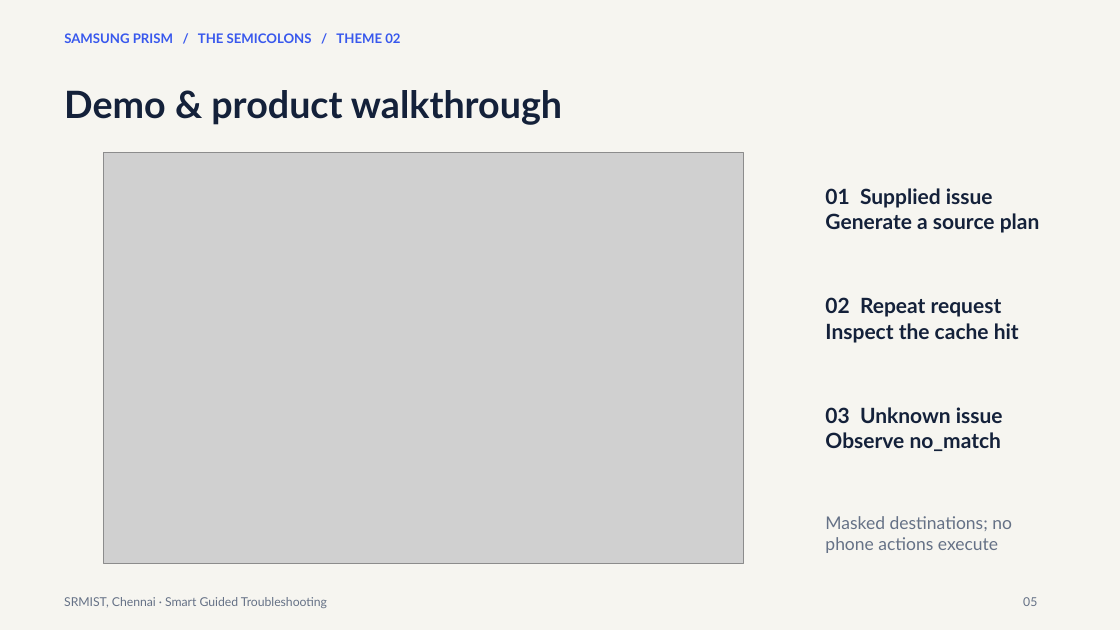
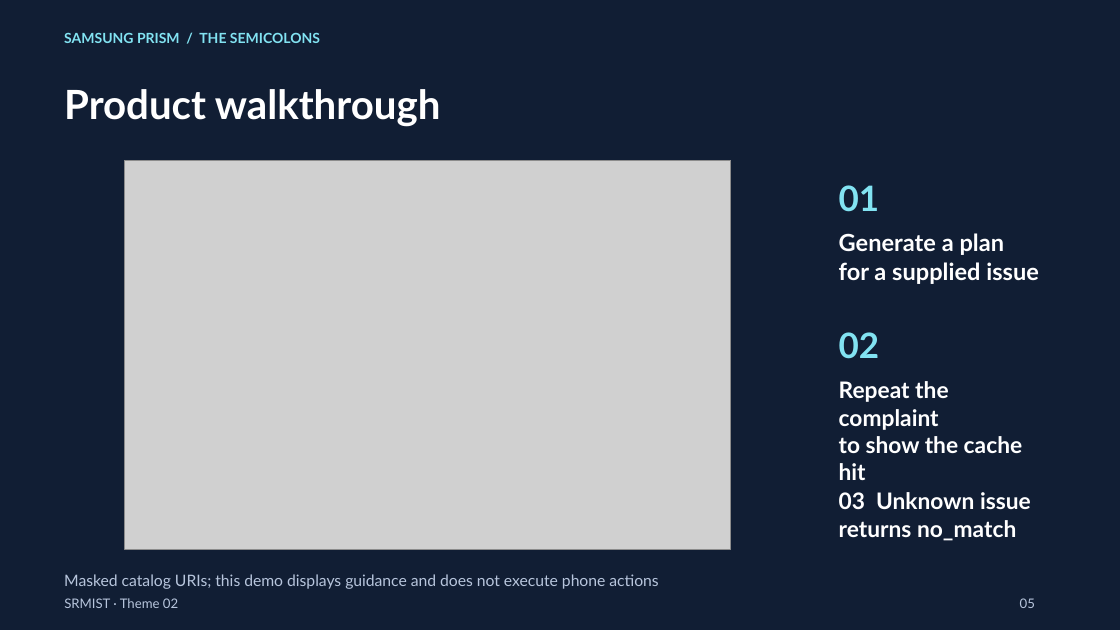
Before and after one commit to Lakshmi98496/samsung-prism, a slide deck: slide 5 of submission/SRMIST_TheSemicolons_Submission.pptx. Drawn at 1120x630 pixels with LibreOffice and Linux fonts; fonts in the diff are those of the drawing; grey boxes stand for pictures. Boxes give left, top, right and bottom in pixels: in the first picture for what was removed or moved away, otherwise in the second. Text is boxed around its words. In the diff, an @@ line names an element or a change of style, - is before the commit and + after.

```diff
--- a/submission/SRMIST_TheSemicolons_Submission.pptx
+++ b/submission/SRMIST_TheSemicolons_Submission.pptx
@@ background #F6F5F0 to #111E34 @@
@@ text at (64,33,320,43): text changed; size 11.2 to 12 pt; text colour #3858ED to #82E3F2 @@
-SAMSUNG PRISM / THE SEMICOLONS / THEME 02
+SAMSUNG PRISM / THE SEMICOLONS
@@ text at (64,89,441,127): text changed; size 32.2 to 34.5 pt; text colour #14213A to #FFFFFF @@
-Demo & product walkthrough
+Product walkthrough
@@ picture: place and size @@
-picture at (103,152,744,564)
+picture at (125,160,731,550)
@@ text at (839,185,880,212): text changed; size 18 to 30 pt; text colour #14213A to #82E3F2 @@
-01 Supplied issue
-Generate a source plan
+01
@@ text added at (839,233,1039,284), 20.2 pt, text #FFFFFF, bold @@
+Generate a plan
+for a supplied issue
@@ text added at (839,332,880,359), 30 pt, text #82E3F2, bold @@
+02
@@ text at (839,381,1022,480): text changed; size 18 to 19.5 pt; text colour #14213A to #FFFFFF @@
-02 Repeat request
-Inspect the cache hit
+Repeat the complaint
+to show the cache hit
@@ text "03 Unknown issue": place and size @@
-text "03 Unknown issue" at (825,407,1003,451)
+text "03 Unknown issue" at (839,492,1031,541)
@@ text at (839,492,1031,509): size 18 to 19.5 pt, text colour #14213A to #FFFFFF in "03 Unknown issue" @@
@@ text removed at (825,516,1012,553) @@
-Masked destinations; no phone actions execute
@@ text at (839,520,1016,541): text changed; size 18 to 19.5 pt; text colour #14213A to #FFFFFF @@
-Observe no_match
+returns no_match
@@ text at (64,598,178,608): text changed; size 10.5 to 11.2 pt; text colour #657186 to #B7C5DC @@
-SRMIST, Chennai · Smart Guided Troubleshooting
+SRMIST · Theme 02
@@ text added at (64,574,658,589), 13.5 pt, text #B7C5DC @@
+Masked catalog URIs; this demo displays guidance and does not execute phone actions
@@ text "05" at (1020,598,1035,608): size 10.5 to 11.2 pt, text colour #657186 to #B7C5DC @@
```
Also in this commit, not shown: 9 other slides changed, 2 slides added, 2 slides removed, 7 other files.
